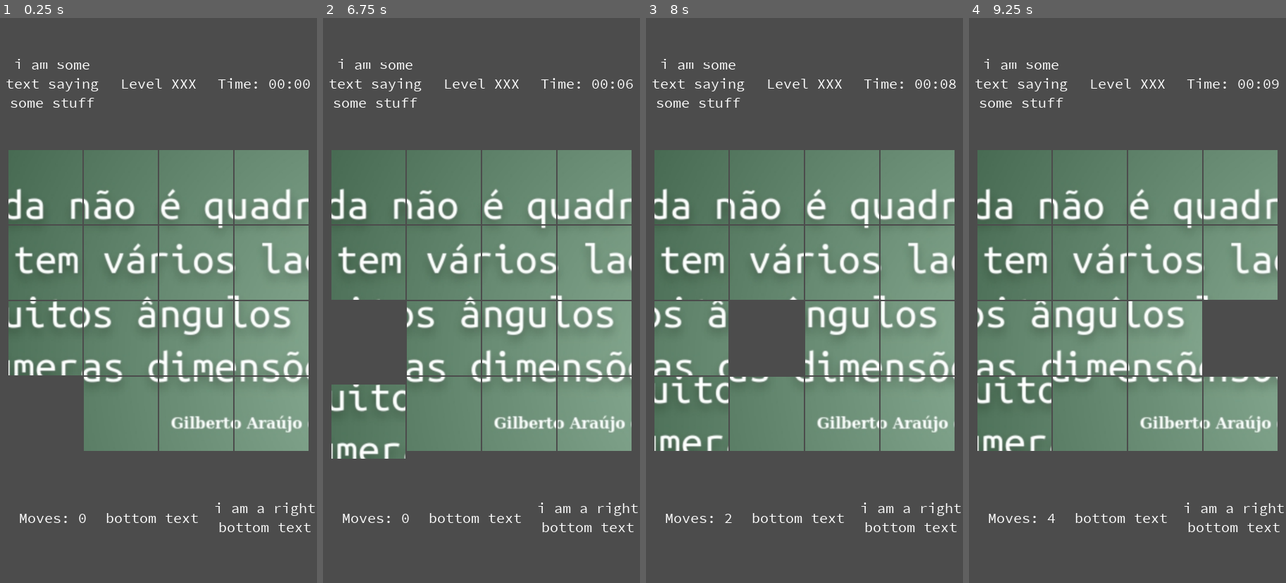
Above: before the commit, frames 1-4 (left to right).
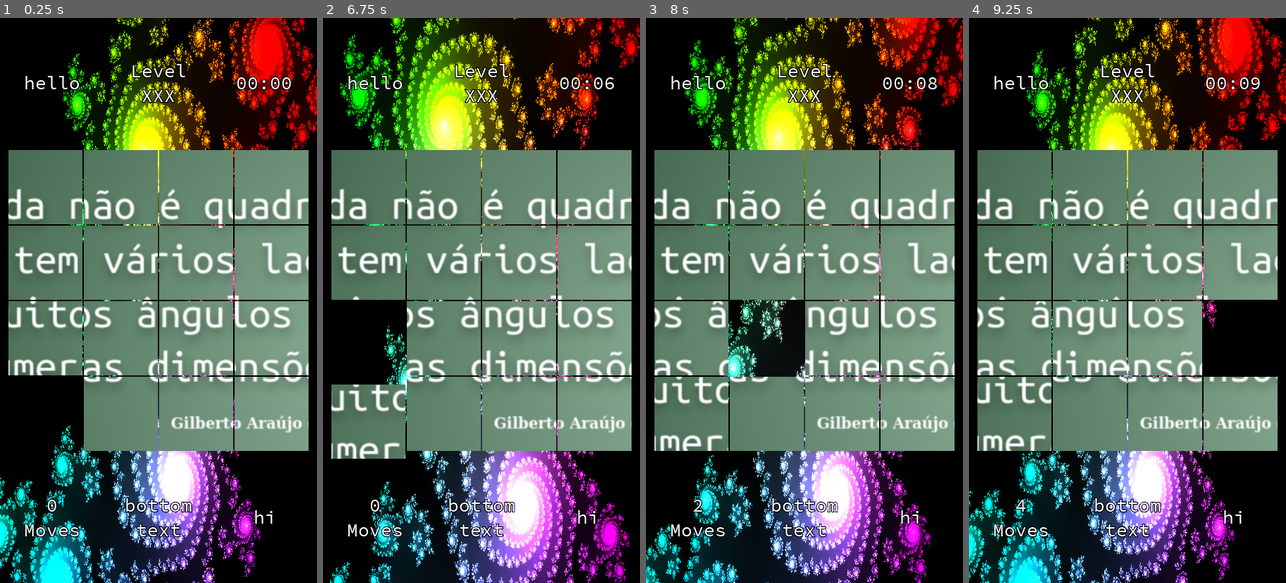
Above: after the commit, the same moments.

Repository: rilifon/nomecomcopyright
Game: Godot game, scene res://Game/GameScreen.tscn
Same seed, same stepped clock (60 frames per second), same inputs: the game is played once before the commit and once after it. The engine's default icon, where the game draws it, is replaced by a stand-in: a white triangle on a blue panel in a dark square.
Inputs (mouse positions are in pixels of both pictures, inside the frame that each line leads up to):
- Up to frame 1 (0.25 s): no input
- Up to frame 2 (6.75 s): click (367, 187) at 0.5 s; click (443, 187) at 1.27 s; click (519, 187) at 2.02 s; click (595, 187) at 2.77 s; click (367, 260) at 3.52 s; click (443, 260) at 4.27 s; click (519, 260) at 5.02 s; click (595, 260) at 5.77 s; click (367, 340) at 6.52 s
- Up to frame 3 (8 s): click (766, 340) at 7.27 s
- Up to frame 4 (9.25 s): click (1165, 340) at 8.02 s; click (1241, 340) at 8.77 s

The runs differ from the first frame. In frame 1, 54% of the frame differs, in the area x 0-100%, y 0-100%; in frame 2, 54%; in frame 3, 54%; in frame 4, 54%.

Commit message:
🐛 Fix fonts on UI

Diff:
--- a/project/Game/GameScreen.gd
+++ b/project/Game/GameScreen.gd
@@ -1,4 +1,4 @@
-extends VBoxContainer
+extends Control
 
 export(NodePath) onready var slider_board = self.get_node(slider_board) as Control
 export(NodePath) onready var moves_label = self.get_node(moves_label) as Label
@@ -12,9 +12,9 @@
 
 
 func _process(_delta):
-	moves_label.text = "Moves: " + str(slider_board.moves);
+	moves_label.text = str(slider_board.moves) + "\nMoves";
 	ellapsed_time = OS.get_unix_time() - start_time
-	time_label.text = "Time: " + format_time(ellapsed_time)
+	time_label.text = format_time(ellapsed_time)
 
 
 func format_time(ellapsed_seconds : int) -> String:
--- a/project/Game/GameScreen.tscn
+++ b/project/Game/GameScreen.tscn
@@ -1,88 +1,104 @@
-[gd_scene load_steps=5 format=2]
+[gd_scene load_steps=6 format=2]
 
 [ext_resource path="res://Assets/Sauce Code Pro Nerd Font Complete Mono.ttf" type="DynamicFontData" id=1]
 [ext_resource path="res://Game/SliderBoard.tscn" type="PackedScene" id=2]
 [ext_resource path="res://Game/GameScreen.gd" type="Script" id=3]
+[ext_resource path="res://Game/Background.tscn" type="PackedScene" id=4]
 
 [sub_resource type="DynamicFont" id=1]
-size = 50
+size = 63
+outline_size = 3
+outline_color = Color( 0, 0, 0, 1 )
 font_data = ExtResource( 1 )
 
-[node name="GameScreen" type="VBoxContainer"]
+[node name="GameScreen" type="Control"]
 anchor_right = 1.0
 anchor_bottom = 1.0
 script = ExtResource( 3 )
 __meta__ = {
 "_edit_use_anchors_": false
 }
-slider_board = NodePath("SliderBoard")
-moves_label = NodePath("BottomText/Moves")
-time_label = NodePath("Headers/Time")
+slider_board = NodePath("VBoxContainer/SliderBoard")
+moves_label = NodePath("VBoxContainer/BottomText/Moves")
+time_label = NodePath("VBoxContainer/Headers/Time")
 
-[node name="Headers" type="HBoxContainer" parent="."]
+[node name="Background" parent="." instance=ExtResource( 4 )]
+
+[node name="VBoxContainer" type="VBoxContainer" parent="."]
+anchor_right = 1.0
+anchor_bottom = 1.0
+size_flags_horizontal = 3
+size_flags_vertical = 3
+__meta__ = {
+"_edit_use_anchors_": false
+}
+
+[node name="Headers" type="HBoxContainer" parent="VBoxContainer"]
 margin_right = 1080.0
 margin_bottom = 444.0
 size_flags_horizontal = 3
 size_flags_vertical = 3
 
-[node name="Label" type="Label" parent="Headers"]
+[node name="Label" type="Label" parent="VBoxContainer/Headers"]
 margin_right = 357.0
 margin_bottom = 444.0
 size_flags_horizontal = 3
 size_flags_vertical = 3
 custom_fonts/font = SubResource( 1 )
-text = "i am some text saying some stuff"
+text = "hello"
 align = 1
 valign = 1
 autowrap = true
 
-[node name="Level" type="Label" parent="Headers"]
+[node name="Level" type="Label" parent="VBoxContainer/Headers"]
 margin_left = 361.0
 margin_right = 718.0
 margin_bottom = 444.0
 size_flags_horizontal = 3
 size_flags_vertical = 3
 custom_fonts/font = SubResource( 1 )
-text = "Level XXX"
+text = "Level
+XXX"
 align = 1
 valign = 1
 autowrap = true
 
-[node name="Time" type="Label" parent="Headers"]
+[node name="Time" type="Label" parent="VBoxContainer/Headers"]
 margin_left = 722.0
 margin_right = 1080.0
 margin_bottom = 444.0
 size_flags_horizontal = 3
 size_flags_vertical = 3
 custom_fonts/font = SubResource( 1 )
-text = "Time: 00:00"
+text = "00:00"
 align = 1
 valign = 1
 
-[node name="SliderBoard" parent="." instance=ExtResource( 2 )]
+[node name="SliderBoard" parent="VBoxContainer" instance=ExtResource( 2 )]
 margin_top = 448.0
 margin_right = 1080.0
 margin_bottom = 1472.0
 
-[node name="BottomText" type="HBoxContainer" parent="."]
+[node name="BottomText" type="HBoxContainer" parent="VBoxContainer"]
 margin_top = 1476.0
 margin_right = 1080.0
 margin_bottom = 1920.0
 size_flags_horizontal = 3
 size_flags_vertical = 3
 
-[node name="Moves" type="Label" parent="BottomText"]
+[node name="Moves" type="Label" parent="VBoxContainer/BottomText"]
 margin_right = 357.0
 margin_bottom = 444.0
 size_flags_horizontal = 3
 size_flags_vertical = 3
 custom_fonts/font = SubResource( 1 )
-text = "Moves: 0"
+text = "0
+Moves"
 align = 1
 valign = 1
 autowrap = true
 
-[node name="Label2" type="Label" parent="BottomText"]
+[node name="Label2" type="Label" parent="VBoxContainer/BottomText"]
 margin_left = 361.0
 margin_right = 718.0
 margin_bottom = 444.0
@@ -90,18 +106,18 @@
 size_flags_vertical = 3
 custom_fonts/font = SubResource( 1 )
 text = "bottom text"
-align = 3
+align = 1
 valign = 1
 autowrap = true
 
-[node name="Label3" type="Label" parent="BottomText"]
+[node name="Label3" type="Label" parent="VBoxContainer/BottomText"]
 margin_left = 722.0
 margin_right = 1080.0
 margin_bottom = 444.0
 size_flags_horizontal = 3
 size_flags_vertical = 3
 custom_fonts/font = SubResource( 1 )
-text = "i am a right bottom text"
+text = "hi"
 align = 1
 valign = 1
 autowrap = true
